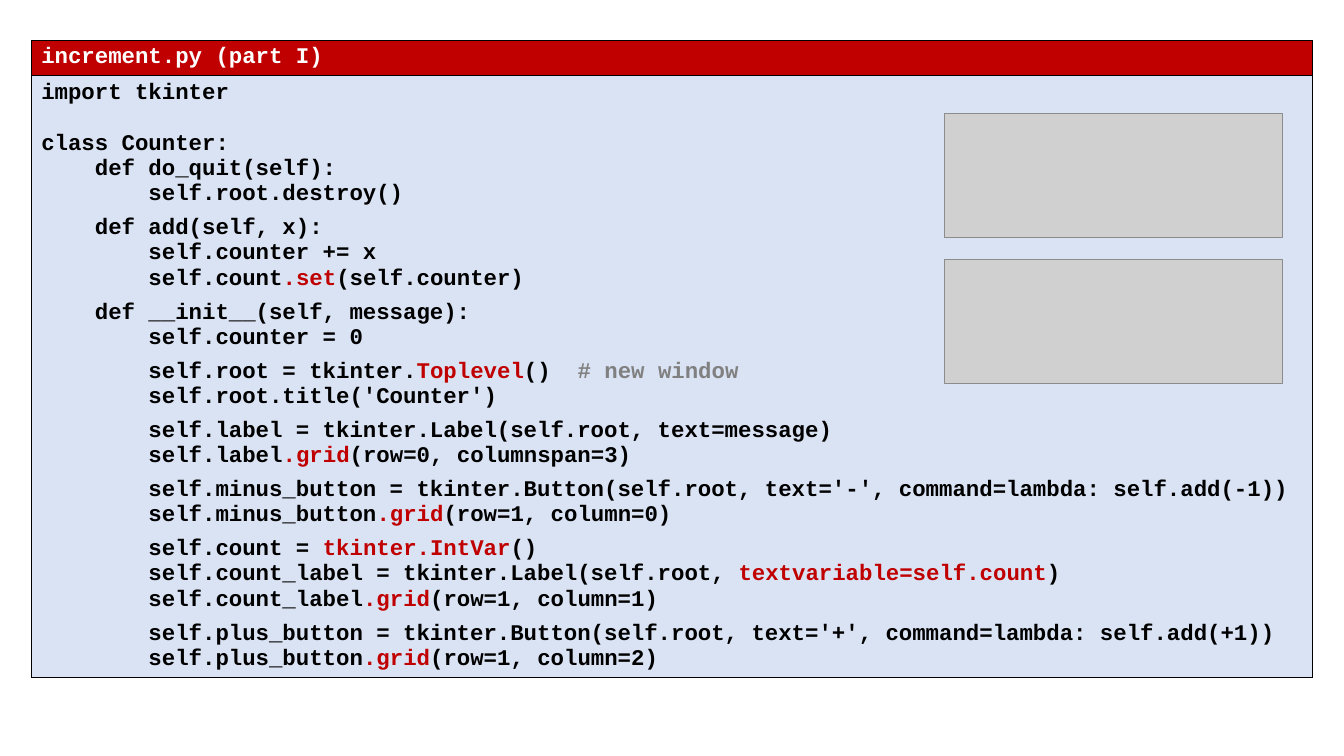
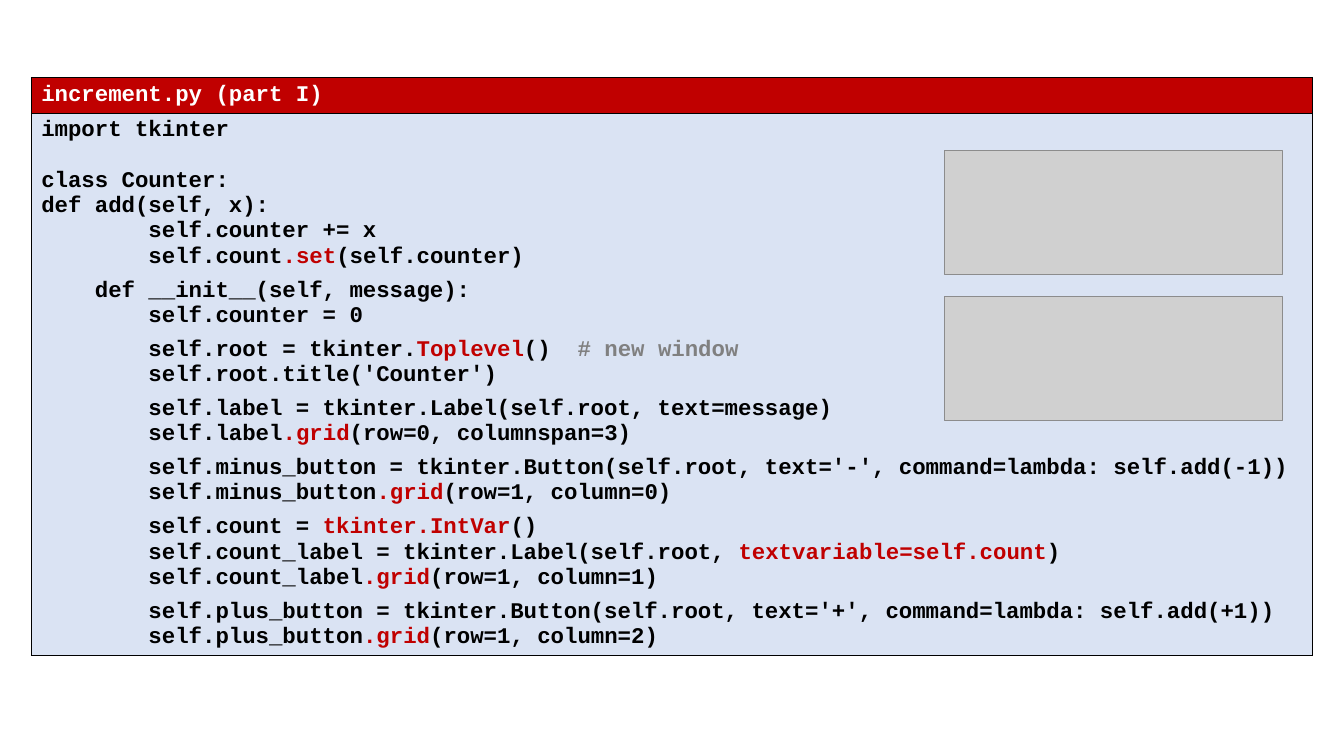
Before and after one commit to gsbrodal/gsbrodal.github.io, a slide deck: slide 11 of ipsa/slides/gui.pptx. Drawn at 1344x756 pixels with LibreOffice and Linux fonts; fonts in the diff are those of the drawing; grey boxes stand for pictures. Boxes give left, top, right and bottom in pixels: in the first picture for what was removed or moved away, otherwise in the second. Text is boxed around its words. In the diff, an @@ line names an element or a change of style, - is before the commit and + after.

Commit message:
all-slides-with-answers.pdf all-slides.pdf code.zip gui.pdf gui.pptx

```diff
--- a/ipsa/slides/gui.pptx
+++ b/ipsa/slides/gui.pptx
@@ table at (31, 78, 1313, 686) @@
-row 2, column 1: import tkinter / class Counter: / def do_quit(self): / self.root.destroy() / def add(self, x): / self.counter += x / self.count.set(self.counter) / def __init__(self, message): / self.counter = 0 / self.root = tkinter.Toplevel() # new window / self.root.title('Counter') / self.label = tkinter.Label(self.root, text=message) / self.label.grid(row=0, columnspan=3) / self.minus_button = tkinter.Button(self.root, text='-', command=lambda: self.add(-1)) / self.minus_button.grid(row=1, column=0) / self.count = tkinter.IntVar() / self.count_label = tkinter.Label(self.root, textvariable=self.count) / self.count_label.grid(row=1, column=1) / self.plus_button = tkinter.Button(self.root, text='+', command=lambda: self.add(+1)) / self.plus_button.grid(row=1, column=2)
+row 2, column 1: import tkinter / class Counter: / def add(self, x): / self.counter += x / self.count.set(self.counter) / def __init__(self, message): / self.counter = 0 / self.root = tkinter.Toplevel() # new window / self.root.title('Counter') / self.label = tkinter.Label(self.root, text=message) / self.label.grid(row=0, columnspan=3) / self.minus_button = tkinter.Button(self.root, text='-', command=lambda: self.add(-1)) / self.minus_button.grid(row=1, column=0) / self.count = tkinter.IntVar() / self.count_label = tkinter.Label(self.root, textvariable=self.count) / self.count_label.grid(row=1, column=1) / self.plus_button = tkinter.Button(self.root, text='+', command=lambda: self.add(+1)) / self.plus_button.grid(row=1, column=2)
@@ table: place and size @@
-table at (31, 40, 1313, 711)
+table at (31, 78, 1313, 686)
@@ picture: place and size @@
-picture at (945, 113, 1282, 237)
+picture at (945, 150, 1282, 274)
@@ picture: place and size @@
-picture at (945, 259, 1282, 383)
+picture at (945, 296, 1282, 420)
```
Also in this commit, not shown: 4 other files.
